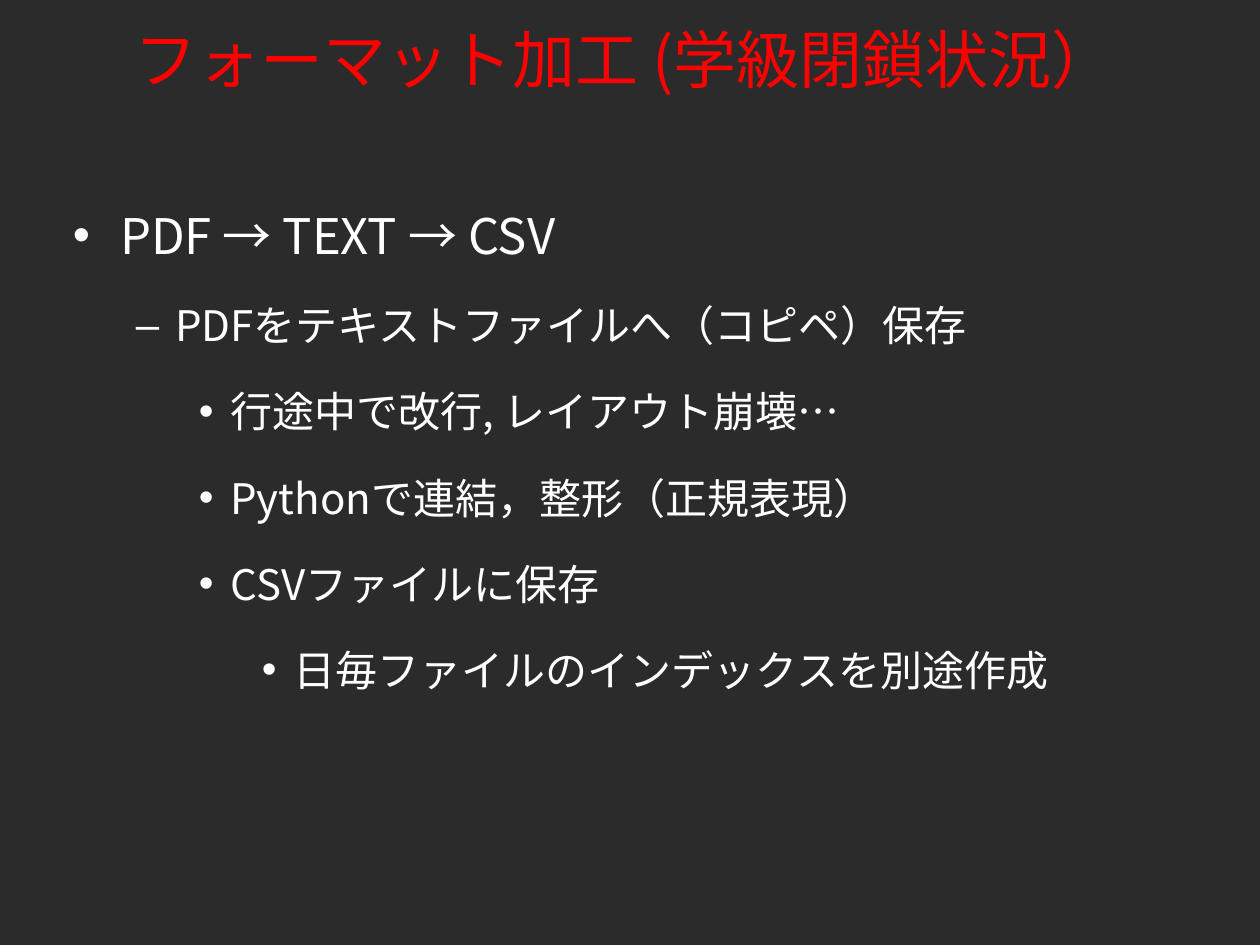
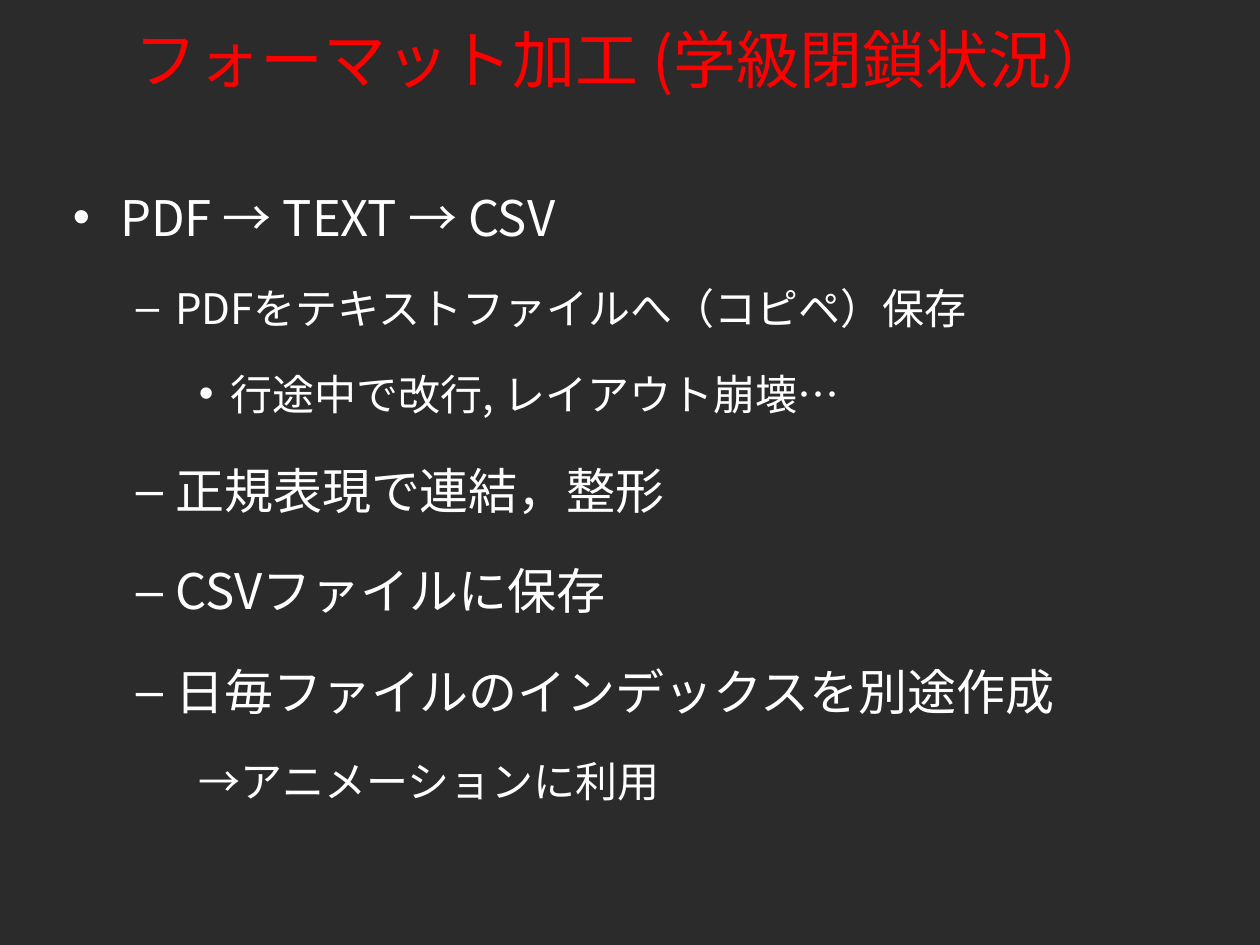
Before and after one commit to tkhrmeme/SapporoSchoolFlu, a slide deck: slide 6 of foss4g_hokkaido_2015_endo.ppt. Drawn at 1260x945 pixels with LibreOffice and Linux fonts; fonts in the diff are those of the drawing; background and template pictures are left out; a plain dark background stands for a picture behind light text. Boxes give left, top, right and bottom in pixels: in the first picture for what was removed or moved away, otherwise in the second. Text is boxed around its words. In the diff, an @@ line names an element or a change of style, - is before the commit and + after.

```diff
--- a/foss4g_hokkaido_2015_endo.ppt
+++ b/foss4g_hokkaido_2015_endo.ppt
@@ text at (x1=175, y1=468, x2=664, y2=514): text changed; size 24 to 28 pt @@
-    • Pythonで連結，整形（正規表現）
+  – 正規表現で連結，整形
@@ text at (x1=175, y1=568, x2=1054, y2=714): size 24 to 28 pt in "CSVファイルに保存", "日毎ファイルのインデックスを別途作成"; bullet • to –; list level 3 to 2 in "CSVファイルに保存"; list level 4 to 2 in "日毎ファイルのインデックスを別途作成" @@
@@ text at (x1=199, y1=762, x2=659, y2=801): paragraph added @@
+    →アニメーションに利用
```
Also in this commit, not shown: 10 other slides changed, 1 slide added, 1 slide removed.
